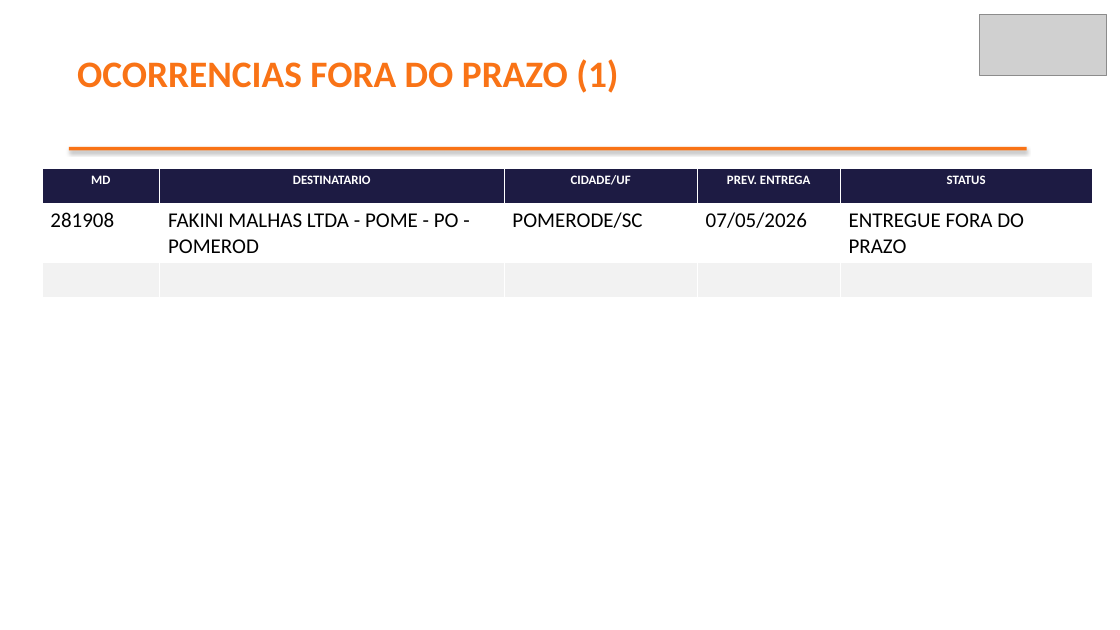
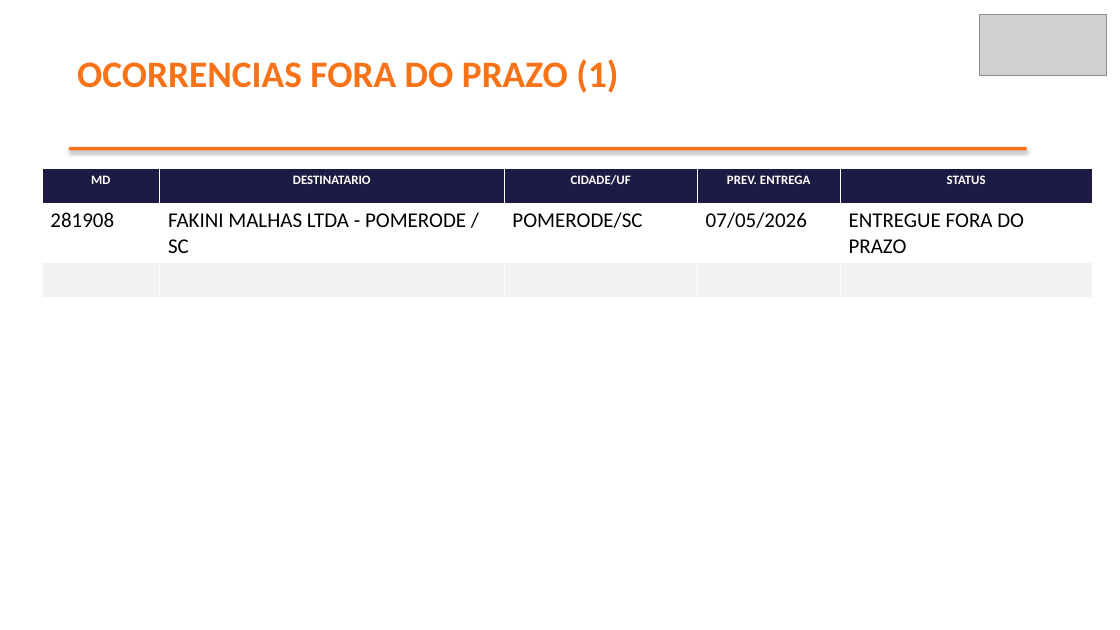
Before and after one commit to brendaelicia-sketch/PortoEX, a slide deck: slide 4 of pptx/maio_2026/STRATUS_COMERCIAL_TEXTIL_LTDA.pptx. Drawn at 1120x630 pixels with LibreOffice and Linux fonts; fonts in the diff are those of the drawing; grey boxes stand for pictures. Boxes give left, top, right and bottom in pixels: in the first picture for what was removed or moved away, otherwise in the second. Text is boxed around its words. In the diff, an @@ line names an element or a change of style, - is before the commit and + after.

```diff
--- a/pptx/maio_2026/STRATUS_COMERCIAL_TEXTIL_LTDA.pptx
+++ b/pptx/maio_2026/STRATUS_COMERCIAL_TEXTIL_LTDA.pptx
@@ table at (42, 168, 1092, 274) @@
-row 2, column 2: FAKINI MALHAS LTDA - POME - PO - POMEROD
+row 2, column 2: FAKINI MALHAS LTDA - POMERODE / SC
```
Also in this commit, not shown: 4 other slides changed, 1 slide added, 1 slide removed.
